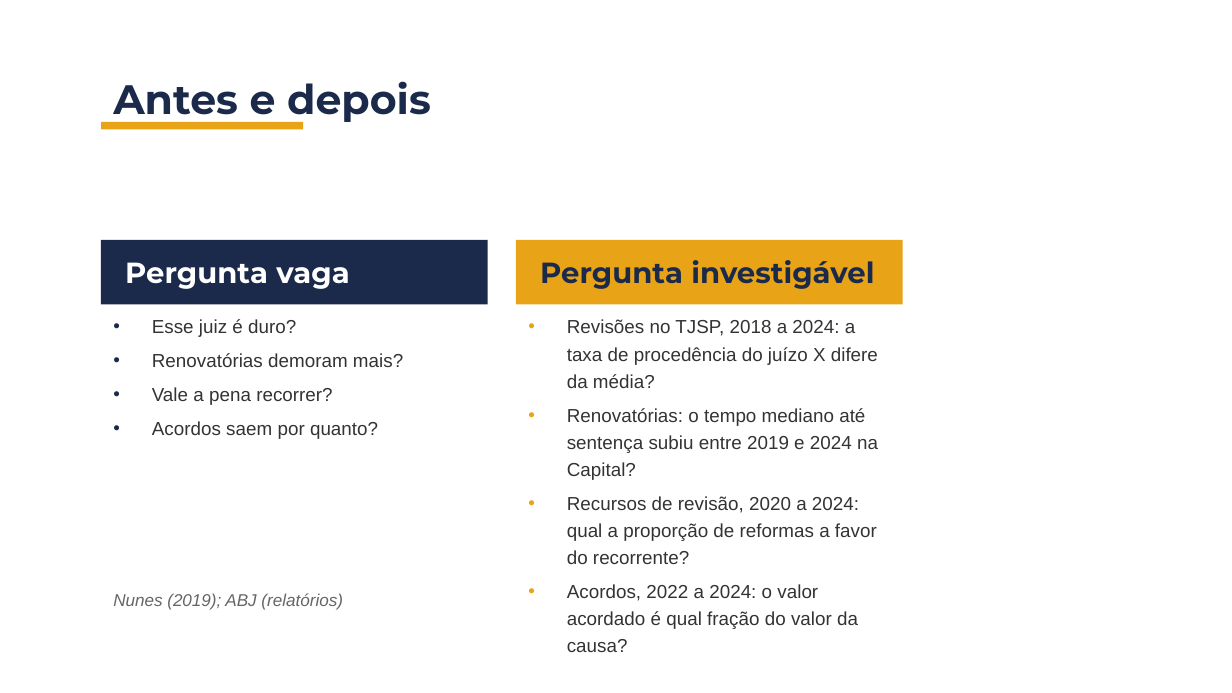
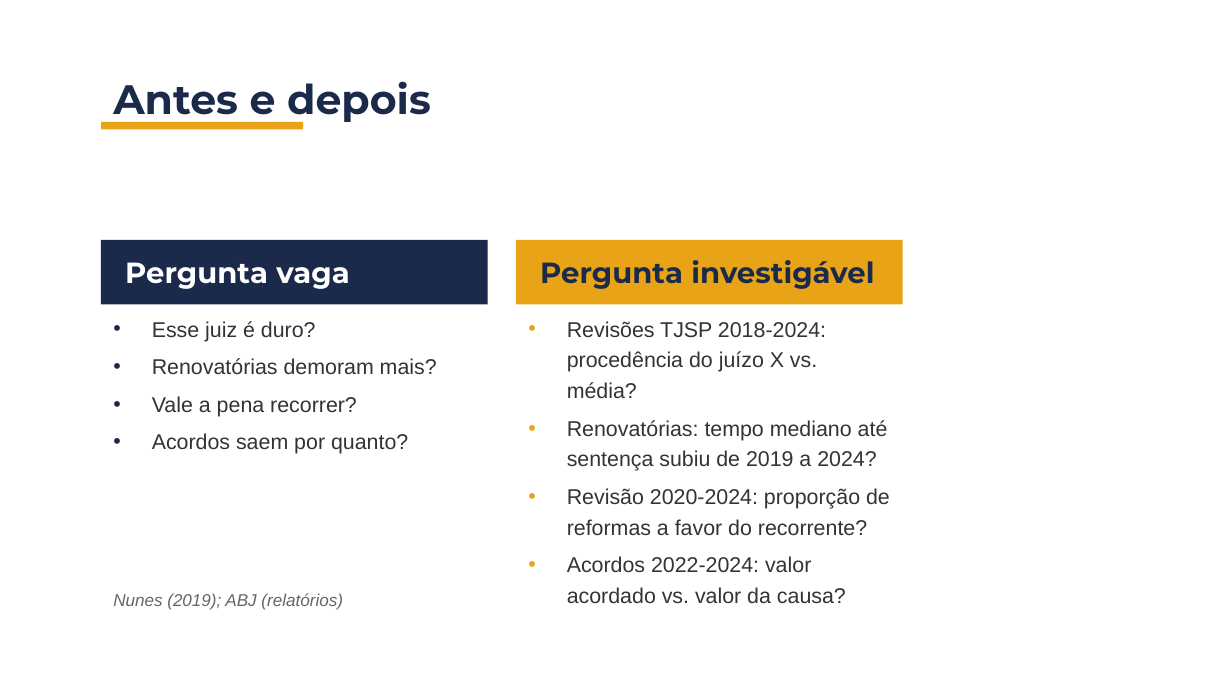
Before and after one commit to BrunoDaleffi/ibmec, a slide deck: slide 22 of aulas/aula_02/slides/aula2_bloco1_jurimetria.pptx. Drawn at 1232x693 pixels with LibreOffice and Linux fonts; fonts in the diff are those of the drawing; background and template pictures are left out. Boxes give left, top, right and bottom in pixels: in the first picture for what was removed or moved away, otherwise in the second. Text is boxed around its words. In the diff, an @@ line names an element or a change of style, - is before the commit and + after.

Commit message:
feat: enhance design guidelines and validation for slide presentations
Updated design-system.md and layout-canonical.md to clarify hard and soft limits for slide content areas, ensuring compliance with the canonical layout. Introduced a new script, check_useful_area.py, to validate slide dimensions before packaging. Adjusted build_aula2_bloco1.py to incorporate these changes, ensuring proper media swapping and layout consistency. Enhanced documentation on stylish design patterns and validation processes for improved clarity and usability.

```diff
--- a/aulas/aula_02/slides/aula2_bloco1_jurimetria.pptx
+++ b/aulas/aula_02/slides/aula2_bloco1_jurimetria.pptx
@@ text "Esse juiz é duro?" at (152,321,437,454): size 11 to 12.5 pt @@
@@ text at (567,321,890,603): text changed; size 11 to 12.5 pt @@
-• Revisões no TJSP, 2018 a 2024: a taxa de procedência do juízo X difere da média?
-• Renovatórias: o tempo mediano até sentença subiu entre 2019 e 2024 na Capital?
-• Recursos de revisão, 2020 a 2024: qual a proporção de reformas a favor do recorrente?
-• Acordos, 2022 a 2024: o valor acordado é qual fração do valor da causa?
+• Revisões TJSP 2018-2024: procedência do juízo X vs. média?
+• Renovatórias: tempo mediano até sentença subiu de 2019 a 2024?
+• Revisão 2020-2024: proporção de reformas a favor do recorrente?
+• Acordos 2022-2024: valor acordado vs. valor da causa?
```
Also in this commit, not shown: 8 other slides changed, 7 other files.
